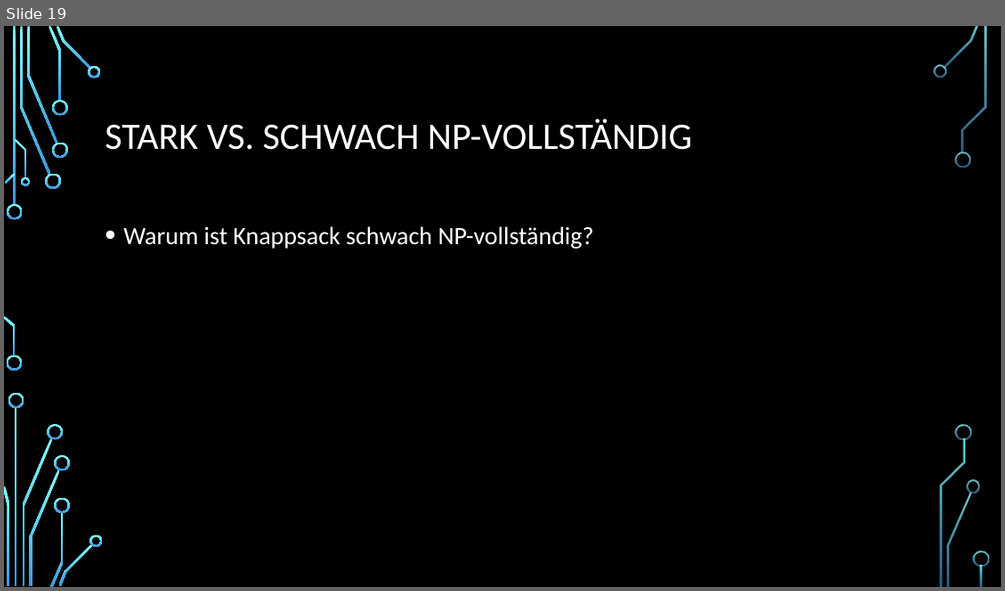
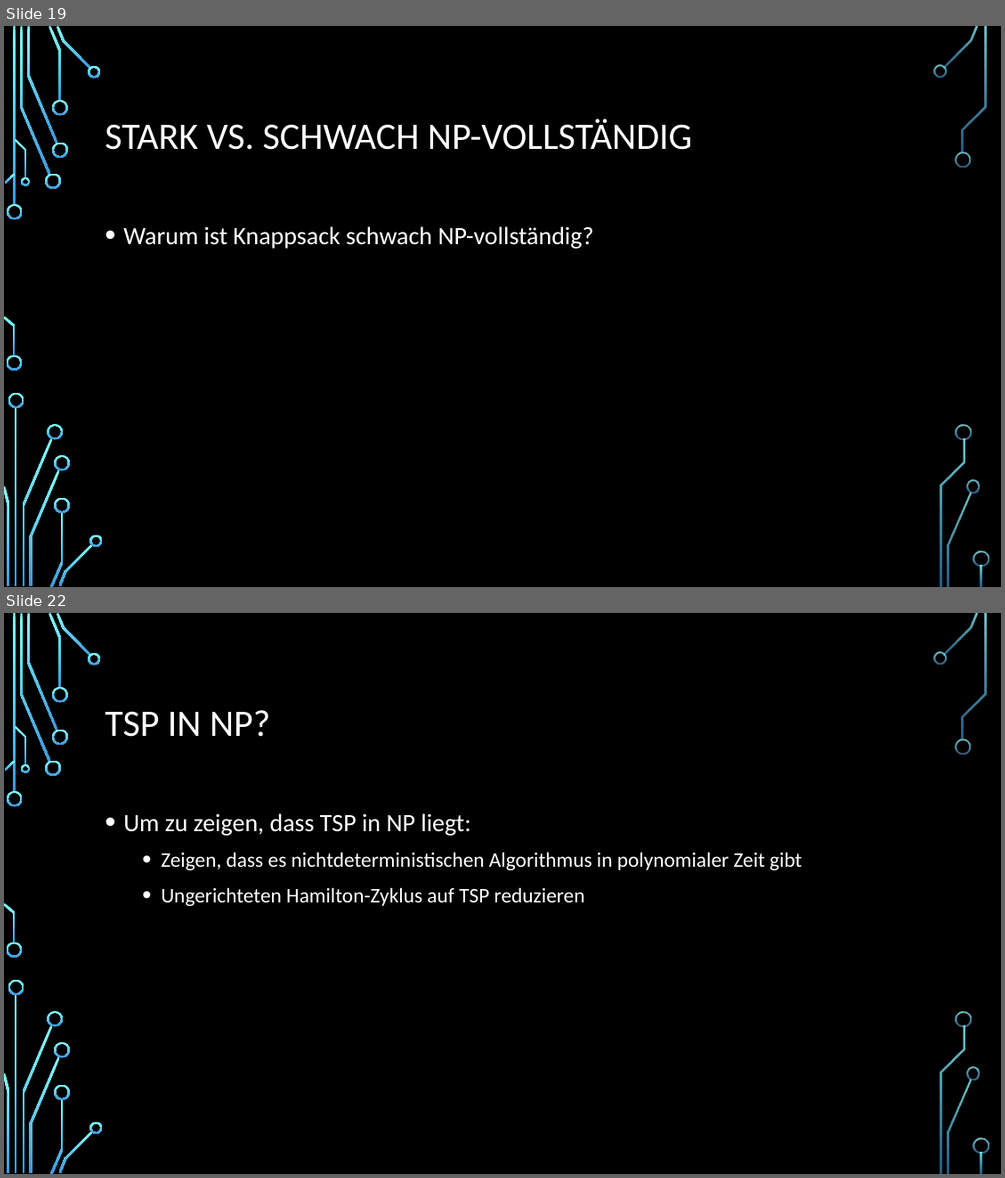
Before and after one commit to Seppl2202/Pseudopolynomielle-Algorithmen, a slide deck: Pseudopolynomielle Algorithmen.pptx. Shown one above the other, each under a label of ours: slide 19 before the commit, slides 19 and 22 after it; the slides between them are not shown. The pictures are 1005x591 and 1005x1178 pixels, drawn with LibreOffice and Linux fonts; fonts in the diff are those of the drawing; background and template pictures are left out. Boxes give left, top, right and bottom in pixels: in the first picture for what was removed or moved away, otherwise in the second. Text is boxed around its words. In the diff, an @@ line names an element or a change of style, - is before the commit and + after.

```diff
--- a/Pseudopolynomielle Algorithmen.pptx
+++ b/Pseudopolynomielle Algorithmen.pptx
@@ slide 22 added at [4,613,1001,1174], background picture (left out); not listed: 36 template elements that a slide beside it also shows @@
@@ title added at [105,710,270,737], 36 pt, text #FFFFFF @@
+TSP IN NP?
@@ text added at [123,813,801,906], 20 pt, text #FFFFFF @@
+• Um zu zeigen, dass TSP in NP liegt:
+  • Zeigen, dass es nichtdeterministischen Algorithmus in polynomialer Zeit gibt
+  • Ungerichteten Hamilton-Zyklus auf TSP reduzieren
```
Also in this commit, not shown: 5 other slides added, 1 slide removed.
